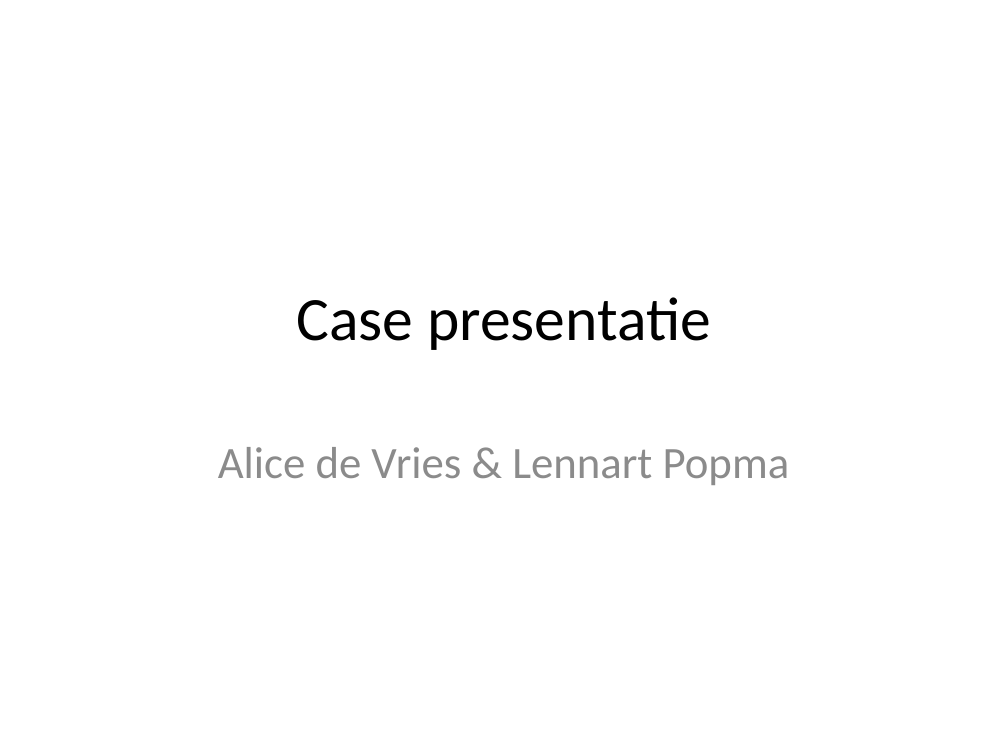
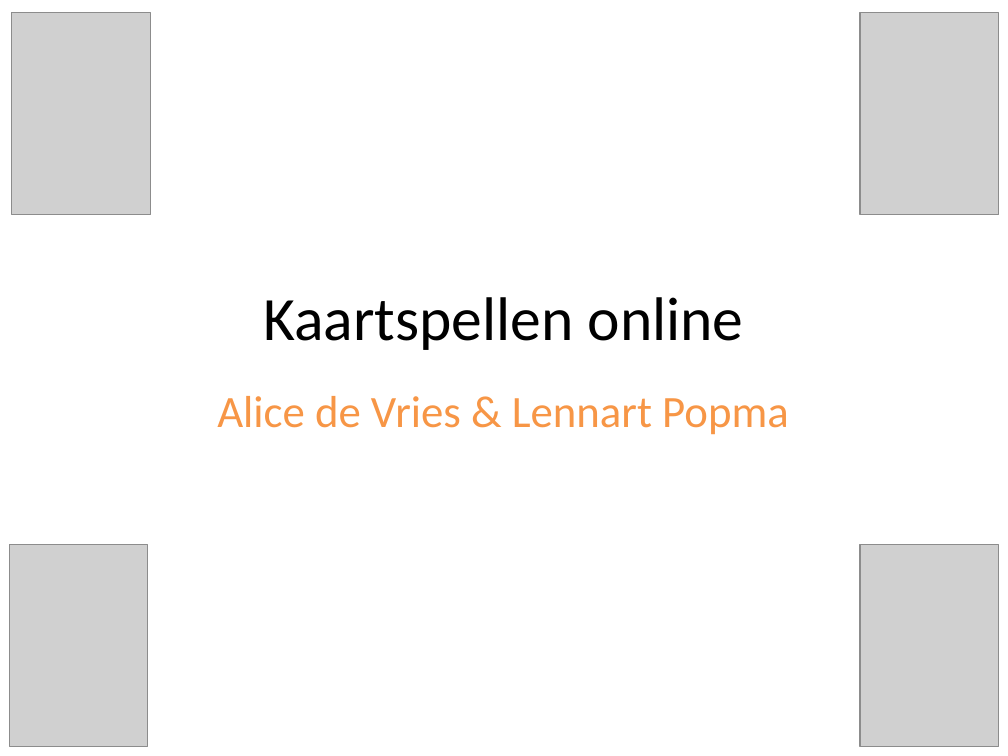
Before and after one commit to AlicedeVries/case, a slide deck: slide 1 of Case presentatie~4.pptx. Drawn at 1008x756 pixels with LibreOffice and Linux fonts; fonts in the diff are those of the drawing; grey boxes stand for pictures. Boxes give left, top, right and bottom in pixels: in the first picture for what was removed or moved away, otherwise in the second. Text is boxed around its words. In the diff, an @@ line names an element or a change of style, - is before the commit and + after.

```diff
--- a/Case presentatie~4.pptx
+++ b/Case presentatie~4.pptx
@@ picture added at [12,13,151,215] @@
@@ picture added at [860,13,999,215] @@
@@ title at [264,297,744,350]: text changed @@
-Case presentatie
+Kaartspellen online
@@ subtitle "Alice de Vries & Lennart ...": place and size @@
-subtitle "Alice de Vries & Lennart ..." at [218,447,790,485]
+subtitle "Alice de Vries & Lennart ..." at [217,396,789,435]
@@ subtitle "Alice de Vries & Lennart ..." at [217,396,789,435]: text colour #8C8C8C to #F79646 @@
@@ picture added at [9,544,148,746] @@
@@ picture added at [860,544,999,746] @@
```
Also in this commit, not shown: 6 other slides changed, 1 slide added, 2 other files.
